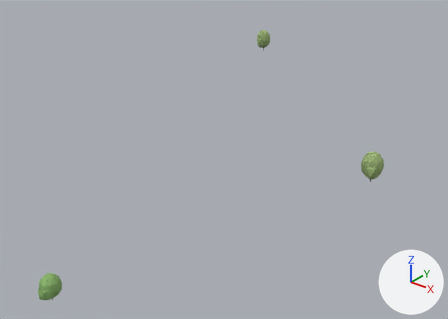
Before and after pictures for a commit that changed the glTF model viewer/districts/2050-linkeroever/chunks/c_-1_-6.glb.
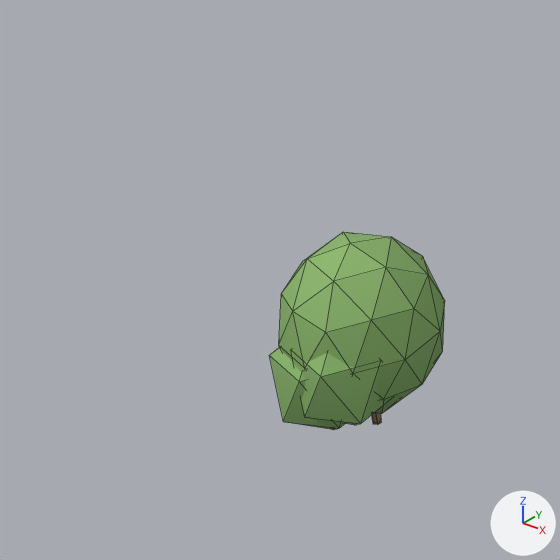
The first picture shows the older version from a camera (50 mm lens) standing at (-45.0, -1578.0, 94.0) and looking at (-175.0, -1415.0, -7.0). The close-ups show the older and then the newer version on the part from 0% to 17% of the width and 75% to 100% of the height of that picture. Only the edits that show in the close-ups are written down. Lighting does not change. The marker at lower right points along +X, +Y and +Z. The close-ups show mesh edges as thin lines. Vertices at exactly the same position are counted once.

Names of what the first close-up shows: 'tree_5556'.
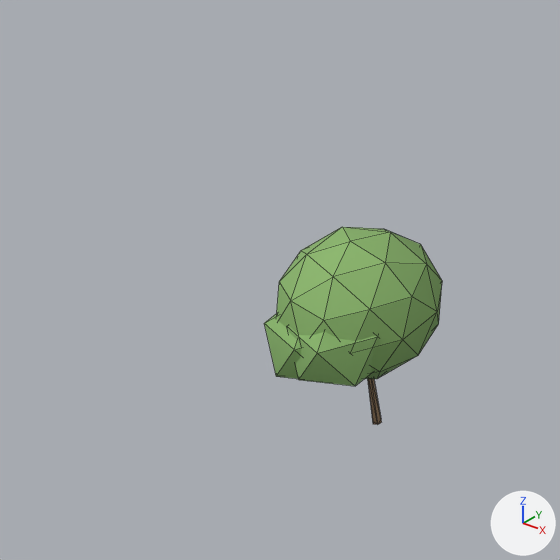
Location of each change, (x1, y1, x2, y2) in pixels of the close-ups (560 x 560 px; the box of a moved part takes in the faces that stretch with it):
```json
{"object": "tree_5556", "change": "reshaped, moved, rescaled", "before": [269, 232, 445, 430], "after": [264, 227, 442, 425]}
{"part": 1, "of": "me_tree_broad_1", "change": "moved or reshaped", "before": [279, 232, 445, 414], "after": [276, 227, 442, 379]}
{"part": 2, "of": "me_tree_broad_1", "change": "moved or reshaped", "before": [292, 353, 388, 425], "after": [287, 326, 378, 386]}
{"part": 3, "of": "me_tree_broad_1", "change": "moved or reshaped", "before": [269, 347, 345, 430], "after": [264, 314, 301, 379]}
{"part": 4, "of": "me_tree_broad_1", "change": "moved or reshaped", "before": [372, 413, 382, 425], "after": [368, 379, 382, 425], "on screen": "mostly hidden before"}
```

Scene script edits in JSON lines:
```json
{"block": "me_tree_broad_1", "where": "me_tree_broad_1.from_pydata(...)  # 78 vertices, 140 faces; spans x -0.75..0.75, y -0.71..0.71, z -1.0..1.0"}
{"block": "me_tree_broad_1", "where": "# used by ob_tree_5556; parent = ob_trees__1__6; location = (0.134, -0.244, 3.6); rotation_euler = (0.0, 0.0, -1.068), in degrees (0, 0, -61); scale = (3.77, 3.77, 3.6)"}
{"block": "me_tree_broad_1", "where": "# before: 7 (-0.07, 0.02, 0.06), 8 (-0.05, 0.01, 0.06), 14 (-0.05, -0.01, 0.06), 20 (-0.07, -0.02, 0.06), 27 (-0.09, -0.01, 0.06)"}
{"block": "me_tree_broad_1", "where": "# before: 29 (-0.09, 0.01, 0.06)"}
{"block": "me_tree_broad_1", "change": "me_tree_broad_1 part 1: the loose piece of 42 vertices spanning x -0.75..0.61, y -0.71..0.71, z -0.76..1.0 is scaled about its middle by (0.989, 0.989, 0.767), then moved by (0.0, 0.0, 0.21)"}
{"block": "me_tree_broad_1", "change": "me_tree_broad_1 part 2: the loose piece of 12 vertices spanning x -0.12..0.75, y -0.41..0.41, z -0.72..0.52 is scaled about its middle by (0.989, 0.989, 0.712), then moved by (0.0, 0.0, 0.32)"}
{"block": "me_tree_broad_1", "change": "me_tree_broad_1 part 3: the loose piece of 12 vertices spanning x -0.22..0.65, y -0.68..0.15, z -0.89..0.34 is scaled about its middle by (0.989, 0.989, 0.712), then moved by (0.0, 0.0, 0.42)"}
{"block": "me_tree_broad_1", "change": "me_tree_broad_1 part 4"}
{"op": "add", "block": "me_tree_broad_1", "code": "for i in [7, 8, 14, 20, 27, 29]: me_tree_broad_1.vertices[i].co += Vector((0.0, 0.0, -0.35))"}
{"op": "set", "path": "ob_tree_5556.location", "old": "(0.134, -0.244, 3.6)", "new": "(0.134, -0.244, 3.639)"}
{"op": "set", "path": "ob_tree_5556.scale", "old": "(3.77, 3.77, 3.6)", "new": "(3.81, 3.81, 3.64)"}
```
